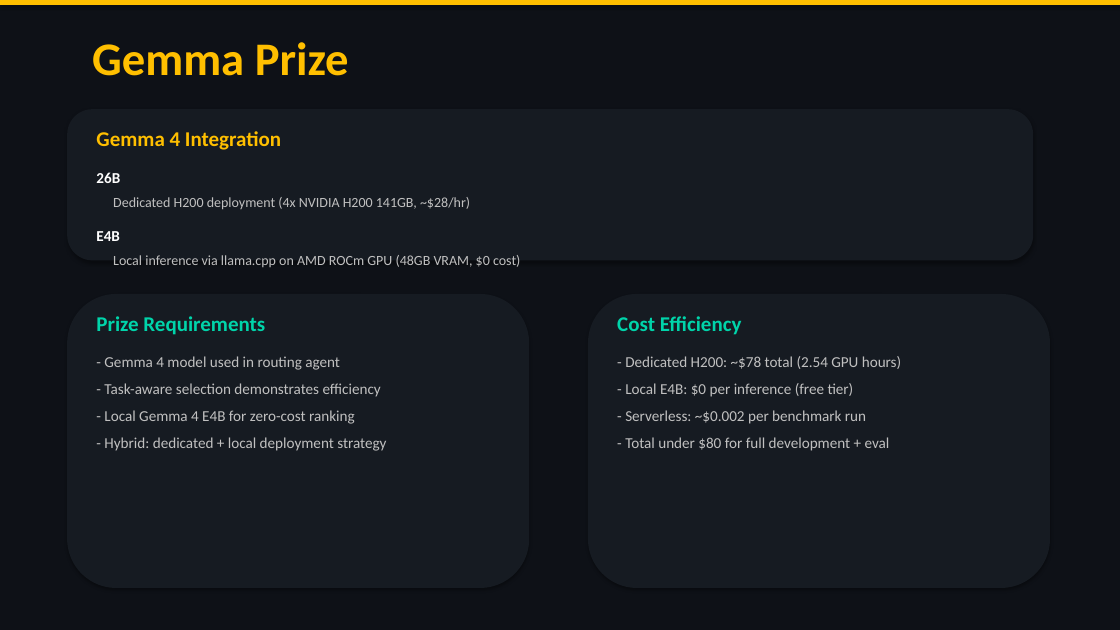
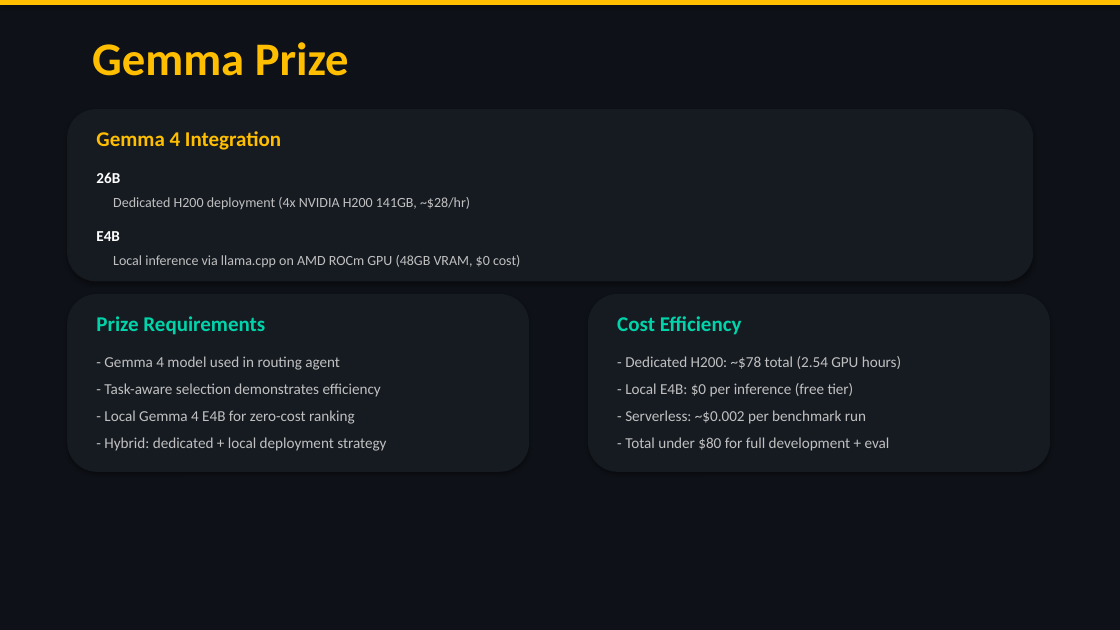
Before and after one commit to PostboxRetinal/amd-hackathon-act2, a slide deck: slide 7 of Wayfinder_Presentation.pptx. Drawn at 1120x630 pixels with LibreOffice and Linux fonts; fonts in the diff are those of the drawing. Boxes give left, top, right and bottom in pixels: in the first picture for what was removed or moved away, otherwise in the second. Text is boxed around its words. In the diff, an @@ line names an element or a change of style, - is before the commit and + after.

```diff
--- a/Wayfinder_Presentation.pptx
+++ b/Wayfinder_Presentation.pptx
@@ rounded rectangle: place and size @@
-rounded rectangle at <box>67,109,1033,260</box>
+rounded rectangle at <box>67,109,1033,281</box>
@@ rounded rectangle: place and size @@
-rounded rectangle at <box>67,294,529,588</box>
+rounded rectangle at <box>67,294,529,472</box>
@@ proportions changed in 3 elements at <box>67,109,1033,281</box>, <box>67,294,529,472</box>, <box>588,294,1050,472</box> @@
@@ rounded rectangle: place and size @@
-rounded rectangle at <box>588,294,1050,588</box>
+rounded rectangle at <box>588,294,1050,472</box>
```
Also in this commit, not shown: 5 other slides changed.
